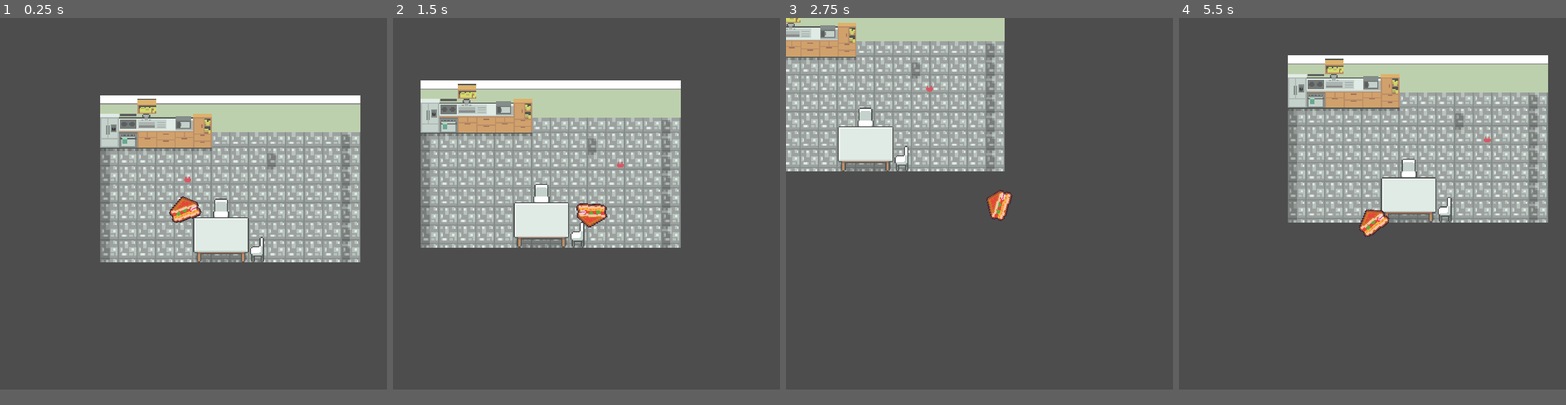
Above: before the commit, frames 1-4 (left to right).
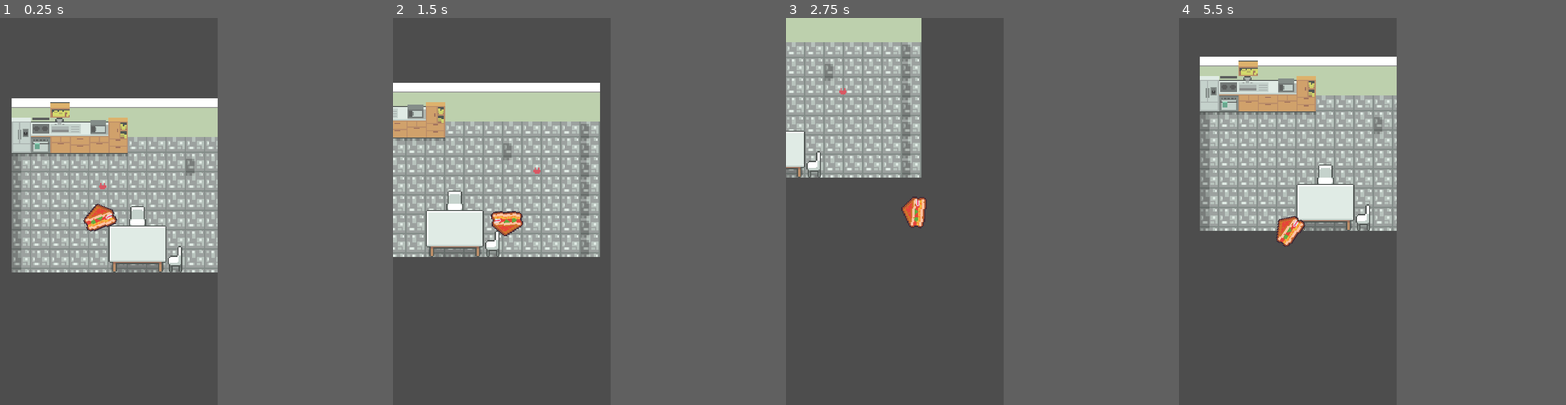
Above: after the commit, the same moments.

Repository: helenzhangyc/BurgerStrike
Game: Godot game, scene res://scenes/levels/Main.tscn
Same seed, same stepped clock (60 frames per second), same inputs: the game is played once before the commit and once after it. The project has no main scene, so this scene is started directly.
Inputs (mouse positions are in pixels of both pictures, inside the frame that each line leads up to):
- Up to frame 1 (0.25 s): no input
- Up to frame 2 (1.5 s): move the mouse to (671, 184) at 0.52 s; hold D (right) 0.53-1.28 s; tap Space (shoot) at 0.6, 1.35 s; move the mouse to (509, 223) at 1.27 s; hold S (down) from 1.28 s (still down)
- Up to frame 3 (2.75 s): move the mouse to (1018, 122) at 2.02 s; release S (down) at 2.03 s; hold D (right) from 2.03 s (still down); tap Space (shoot) at 2.1 s
- Up to frame 4 (5.5 s): move the mouse to (1353, 277) at 2.77 s; release D (right) at 2.78 s; hold W (up) 2.78-3.53 s; tap Space (shoot) every 0.75 s from 2.85 to 5.1 s; move the mouse to (1488, 257) at 3.52 s; hold A (left) 3.53-5.03 s; move the mouse to (1256, 149) at 4.27 s; move the mouse to (1391, 203) at 5.02 s; hold S (down) from 5.03 s (still down)
The window is 800x768 before the commit and 450x800 after it. Grey fills any space a smaller window leaves; there, only what the larger window draws over its background counts as a difference.

The runs differ from the first frame. In frame 1, 35% of the frame differs, in the area x 3-94%, y 20-66%; in frame 2, 26%; in frame 3, 18%; in frame 4, 36%, in the area x 5-96%, y 9-60%.

Commit message:
Helen/sprites (#7)
* queue-based shooting system

* implemented bullet queue for player

* add sauces

* add sprites for hungry man 1

Diff:
--- a/project.godot
+++ b/project.godot
@@ -22,7 +22,7 @@
 
 [display]
 
-window/size/viewport_width=1000
+window/size/viewport_width=540
 window/size/viewport_height=960
 window/stretch/mode="canvas_items"
 
Not shown, added: sprites/ketchup.png.import
Binary file added: sprites/man1.png
Not shown, added: sprites/man1.png.import
Not shown, added: sprites/mustard.png.import
